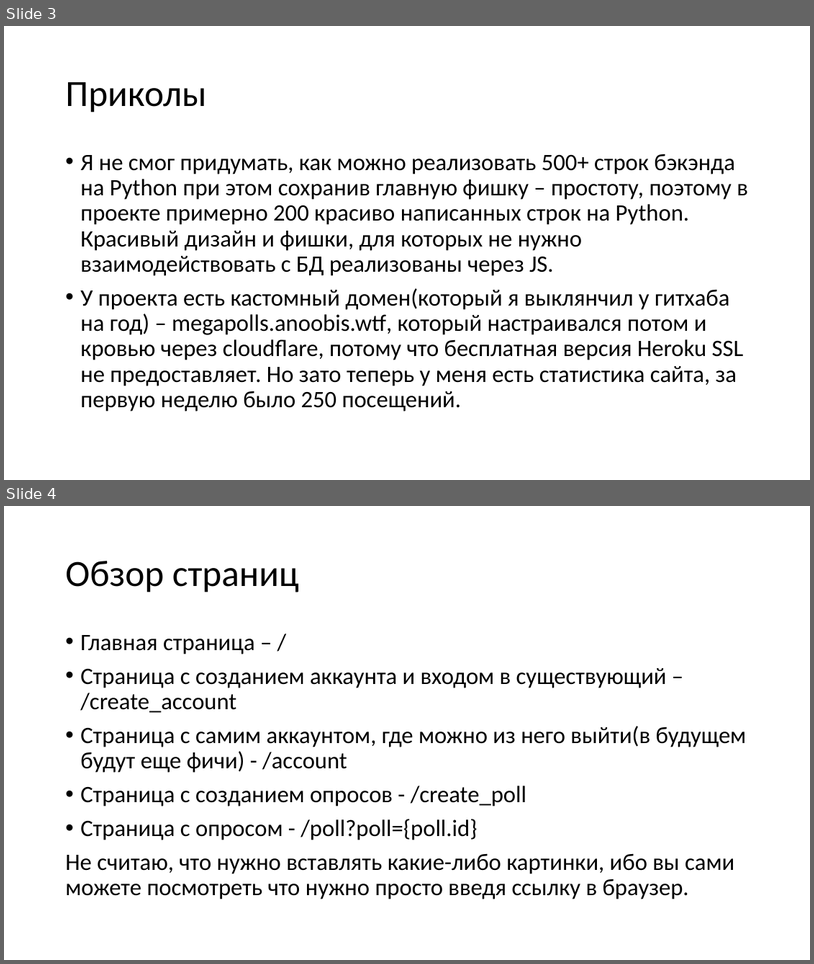
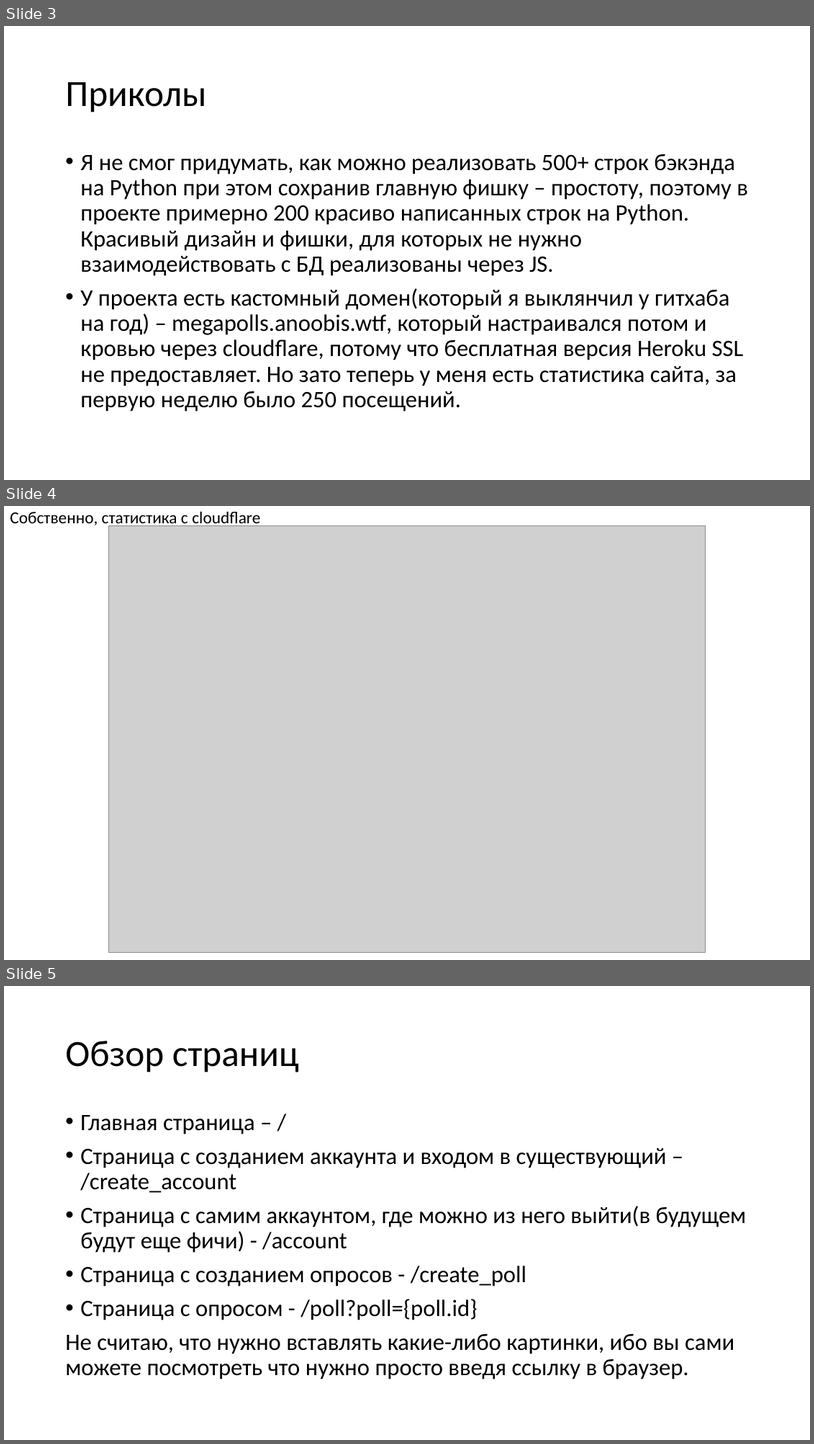
Before and after one commit to aNOOBisTheGod/MegaPolls, a slide deck: MegaPolls.pptx. Shown one above the other, each under a label of ours: slides 3 and 4 before the commit, slides 3, 4 and 5 after it. The pictures are 814x964 and 814x1444 pixels, drawn with LibreOffice and Linux fonts; fonts in the diff are those of the drawing; grey boxes stand for pictures. Boxes give left, top, right and bottom in pixels: in the first picture for what was removed or moved away, otherwise in the second. Text is boxed around its words. In the diff, an @@ line names an element or a change of style, - is before the commit and + after.

Commit message:
statistics addition in presentation

```diff
--- a/MegaPolls.pptx
+++ b/MegaPolls.pptx
@@ slide 4 added at bbox=[4, 506, 810, 960], background #FFFFFF @@
@@ title added at bbox=[10, 511, 260, 528], 20 pt, text #000000 @@
+Собственно, статистика с cloudflare
@@ picture added at bbox=[108, 526, 706, 952] @@
@@ what was slide 4 is now slide 5 @@
```
